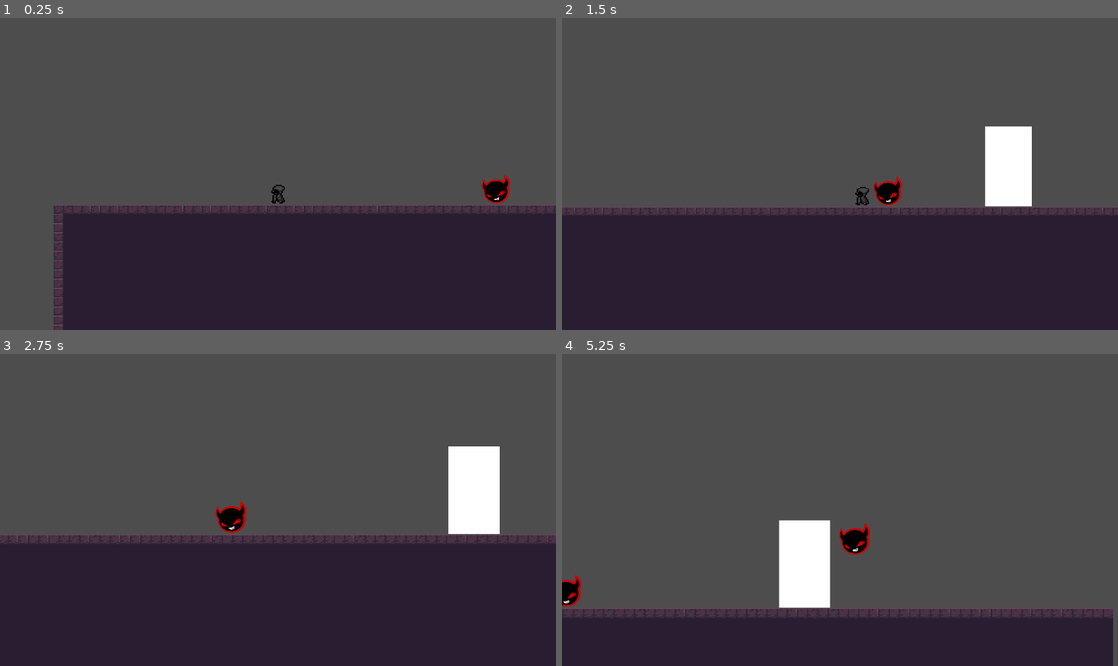
Above: before the commit, frames 1-4 (two rows, left to right).
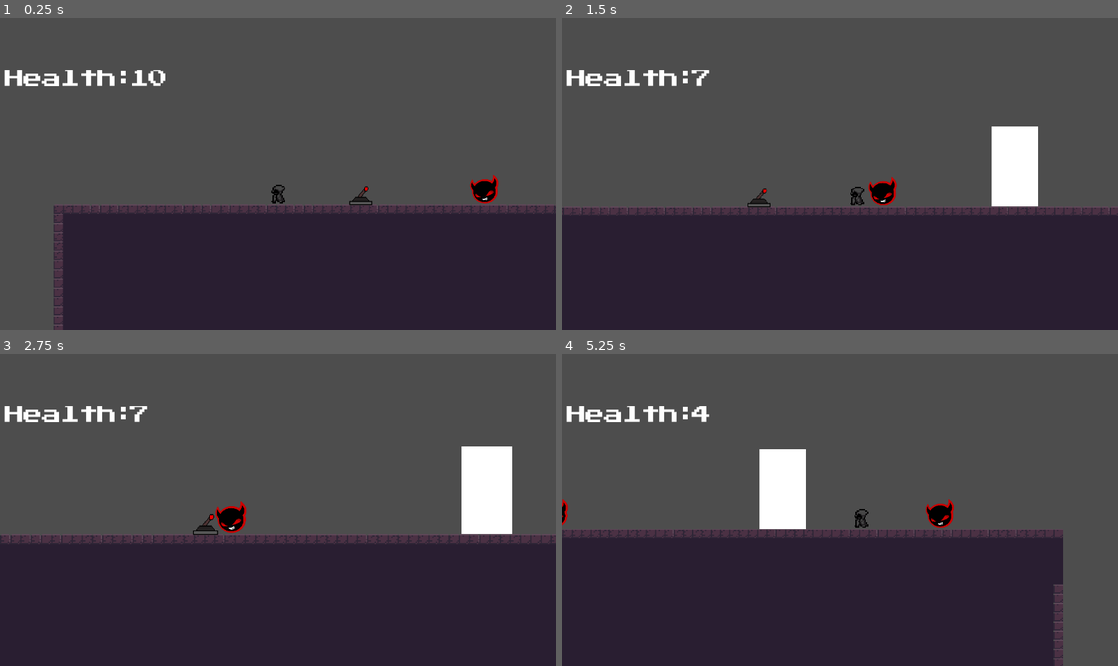
Above: after the commit, the same moments.

Repository: ShaderHex/Possessed-soul
Game: Godot game, scene res://scene/level1.tscn
The game is run twice, just before and just after one commit, with the same random seed, the same clock (stepped at 60 frames per second) and the same inputs.
Inputs:
- Up to frame 1 (0.25 s): no input
- Up to frame 2 (1.5 s): tap Enter (ui_accept) at 0.5, 0.77, 1.07 s; hold Right (ui_right) from 0.53 s (still down); tap P (possess) at 0.6 s; tap E (interact, bound only after the commit) at 0.8, 1.35 s
- Up to frame 3 (2.75 s): tap Enter (ui_accept) at 1.52, 1.55, 1.82, 2.1 s; release Right (ui_right) at 2.03 s; hold Left (ui_left) from 2.03 s (still down); tap P (possess) at 2.3 s
- Up to frame 4 (5.25 s): release Left (ui_left) at 2.78 s; hold Right (ui_right) 2.78-4.28 s; tap P (possess) at 2.85, 4.35 s; tap Enter (ui_accept) at 3.02, 3.32, 3.77, 3.8, 4.07, 4.52, 4.82 s; tap E (interact, bound only after the commit) at 3.05, 3.6, 5.1 s; hold Left (ui_left) 4.28-5.03 s; hold Right (ui_right) from 5.03 s (still down)

The runs differ from the first frame. In frame 1, 1.2% of the frame differs, in the area x 0-92%, y 16-61%; in frame 2, 2.4%; in frame 3, 2.8%; in frame 4, 30%, in the area x 0-100%, y 16-100%.

Commit message:
Added lever to the game

Diff:
--- a/Enemy/enemy.gd
+++ b/Enemy/enemy.gd
@@ -4,9 +4,6 @@
 var player = null
 var original_modulate := Color(1, 1, 1)
 
-@onready var deadzone = $Deadzone
-@onready var player_node = $"../player"
-@onready var enemy_area = $EnemyArea
 @onready var flash_timer = $FlashTimer
 
 const SPEED = 200.0
@@ -43,16 +40,17 @@
 	modulate = original_modulate
 
 func _on_deadzone_body_entered(body):
-	if body.name == "player" and not is_possessed:
-		player_node.player_health -= 10
-
-func _on_deadzone_body_exited(body):
-	if body.name == "player" and not is_possessed:
-		deadzone.monitoring = true
+	print("Deadzone contact with:", body.name)
+	if body.is_in_group("player") and not is_possessed:
+		if body.has_method("take_damage"):
+			body.take_damage(3)
+		else:
+			push_error("Player has no damage handling!")
 
 func on_possess():
 	is_possessed = true
-	deadzone.monitoring = false
+	$Deadzone.set_deferred("monitoring", false)
 
 func on_unpossess():
 	is_possessed = false
+	$Deadzone.set_deferred("monitoring", true)
--- a/Enemy/enemy.tscn
+++ b/Enemy/enemy.tscn
@@ -10,7 +10,7 @@
 radius = 85.1469
 
 [sub_resource type="CircleShape2D" id="CircleShape2D_eqilm"]
-radius = 48.0104
+radius = 19.0263
 
 [node name="Enemy" type="CharacterBody2D" groups=["enemy"]]
 script = ExtResource("1_px1sc")
@@ -37,8 +37,12 @@
 [node name="CollisionShape2D" type="CollisionShape2D" parent="Deadzone"]
 shape = SubResource("CircleShape2D_eqilm")
 
+[node name="DamageCooldownTimer" type="Timer" parent="."]
+one_shot = true
+
 [connection signal="area_entered" from="Area2D" to="." method="_on_area_2d_area_entered"]
 [connection signal="area_exited" from="Area2D" to="." method="_on_area_2d_area_exited"]
 [connection signal="timeout" from="FlashTimer" to="." method="_on_flash_timer_timeout"]
 [connection signal="body_entered" from="Deadzone" to="." method="_on_deadzone_body_entered"]
 [connection signal="body_exited" from="Deadzone" to="." method="_on_deadzone_body_exited"]
+[connection signal="timeout" from="DamageCooldownTimer" to="." method="_on_damage_cooldown_timer_timeout"]
--- /dev/null
+++ b/Scripts/accessible_zone.gd
@@ -0,0 +1,19 @@
+extends Area2D
+
+var is_activated = false
+@onready var sprite = $Sprite
+
+func _ready():
+	var collision = $CollisionShape2D
+	collision.shape = RectangleShape2D.new()
+	collision.shape.extents = Vector2(16, 16)
+
+func activate():
+	is_activated = true
+	sprite.frame = 1
+	print("Lever activated")
+
+func deactivate():
+	is_activated = false
+	sprite.frame = 0
+	print("Lever deactivated")
--- a/player/player.gd
+++ b/player/player.gd
@@ -1,123 +1,144 @@
+#TODO: fix the bug where the enemy can't control lever
 extends CharacterBody2D
 
-@onready var player_health = 10
-
+var player_health := 10
 var is_possessed = false
 var enemy = null
 var in_range_enemies = []
+var in_range_levers = []
 var current_zoom_level = 1.0
-var zoom_factor = 1.1
 
 const SPEED = 200.0
 const JUMP_VELOCITY = -400.0
 const GRAVITY = 980
 
-@onready var player_area = $player_area
 @onready var collision_shape_2d = $CollisionShape2D
 @onready var camera_2d = $Camera2D
-@onready var enemy_node = $"../Enemy"
+@onready var health_ui = $"../CanvasLayer/HealthUI"
 
 func _ready():
-	if player_area:
-		player_area.connect("area_entered", _on_player_area_entered)
-		player_area.connect("area_exited", _on_player_area_exited)
-	print("Ready: Player initialized.")
+	health_ui.text = str(player_health)
+	$player_area.area_entered.connect(_on_player_area_entered)
+	$player_area.area_exited.connect(_on_player_area_exited)
+	add_to_group("player")
 
 func _process(delta):
-	if is_possessed and enemy:
-		camera_2d.global_position = enemy.global_position
-	else:
-		camera_2d.global_position = self.global_position
+	health_ui.text = str(player_health)
+	camera_2d.global_position = enemy.global_position if is_possessed else global_position
 
 	if player_health <= 0:
-		print("Dead!")
+		print("Player died!")
 
 func _physics_process(delta):
 	if is_possessed and enemy:
-		if not enemy.is_on_floor():
-			enemy.velocity.y += GRAVITY * delta
-		if Input.is_action_just_pressed("ui_accept") and enemy.is_on_floor():
-			enemy.velocity.y = JUMP_VELOCITY
-		var direction = Input.get_axis("ui_left", "ui_right")
-		if direction:
-			enemy.velocity.x = direction * SPEED
-		else:
-			enemy.velocity.x = move_toward(enemy.velocity.x, 0, SPEED)
-		enemy.move_and_slide()
+		handle_possessed_movement(delta)
 	else:
-		var direction = Input.get_axis("ui_left", "ui_right")
-		if direction:
-			velocity.x = direction * SPEED
-		else:
-			velocity.x = move_toward(velocity.x, 0, SPEED)
-		if not is_on_floor():
-			velocity.y += GRAVITY * delta
-		if Input.is_action_just_pressed("ui_accept") and is_on_floor():
-			velocity.y = JUMP_VELOCITY
-		move_and_slide()
+		handle_normal_movement(delta)
+
+func handle_possessed_movement(delta):
+	if not enemy.is_on_floor():
+		enemy.velocity.y += GRAVITY * delta
+
+	if Input.is_action_just_pressed("ui_accept") and enemy.is_on_floor():
+		enemy.velocity.y = JUMP_VELOCITY
+
+	var direction = Input.get_axis("ui_left", "ui_right")
+	enemy.velocity.x = direction * SPEED if direction else move_toward(enemy.velocity.x, 0, SPEED)
+	enemy.move_and_slide()
+
+func handle_normal_movement(delta):
+	var direction = Input.get_axis("ui_left", "ui_right")
+	velocity.x = direction * SPEED if direction else move_toward(velocity.x, 0, SPEED)
+
+	if not is_on_floor():
+		velocity.y += GRAVITY * delta
+
+	if Input.is_action_just_pressed("ui_accept") and is_on_floor():
+		velocity.y = JUMP_VELOCITY
+
+	move_and_slide()
 
 func _on_player_area_entered(area: Area2D):
-	var parent = area.get_parent()
-	if parent.is_in_group("enemy") and not in_range_enemies.has(parent):
-		in_range_enemies.append(parent)
-		print("Entered range of enemy: ", parent.name)
+	# Lever detection fix
+	if area.is_in_group("lever"):
+		print("LEVER ENTERED!")
+		if not in_range_levers.has(area):
+			in_range_levers.append(area)
+	elif area.get_parent().is_in_group("enemy"):
+		print("ENEMY DETECTED!")
+		if not in_range_enemies.has(area.get_parent()):
+			in_range_enemies.append(area.get_parent())
 
 func _on_player_area_exited(area: Area2D):
-	var parent = area.get_parent()
-	if parent in in_range_enemies:
-		in_range_enemies.erase(parent)
-		print("Exited range of enemy: ", parent.name)
+	# Lever exit fix
+	if area.is_in_group("lever"):
+		print("LEVER EXITED!")
+		if in_range_levers.has(area):
+			in_range_levers.erase(area)
+	elif area.get_parent().is_in_group("enemy"):
+		if in_range_enemies.has(area.get_parent()):
+			in_range_enemies.erase(area.get_parent())
 
 func _input(event):
 	if Input.is_action_just_pressed("possess"):
-		print("Possess key pressed")
-		if not is_possessed and in_range_enemies.size() > 0:
-			enemy = get_closest_enemy()
-			print("Attempting to possess closest enemy: ", enemy)
-			if enemy:
-				possess_enemy()
-		elif is_possessed:
-			print("Unpossessing enemy.")
-			unpossess_enemy()
-		else:
-			print("No enemies in range to possess.")
+		handle_possession_input()
+	if Input.is_action_just_pressed("interact"):
+		print("E pressed - levers in range: ", in_range_levers.size())
+		if in_range_levers.size() > 0:
+			interact_with_lever()
+
+func handle_possession_input():
+	if not is_possessed and in_range_enemies.size() > 0:
+		enemy = get_closest_enemy()
+		if enemy:
+			possess_enemy()
+	elif is_possessed:
+		unpossess_enemy()
 
 func get_closest_enemy():
 	var closest = null
 	var closest_dist = INF
 	for e in in_range_enemies:
 		var dist = global_position.distance_to(e.global_position)
-		print("Checking enemy: ", e.name, " Distance: ", dist)
 		if dist < closest_dist:
 			closest = e
 			closest_dist = dist
 	return closest
 
 func possess_enemy():
-	if enemy:
-		print("Possessing enemy: ", enemy.name)
-		is_possessed = true
-		hide()
-		collision_shape_2d.disabled = true
-		enemy.is_possessed = true
-		current_zoom_level += 0.1
-		camera_2d.zoom.x = current_zoom_level
-		camera_2d.zoom.y = current_zoom_level
-		enemy_node.get_node("Deadzone").monitoring = false
-		if enemy.has_method("flash_white"):
-			enemy.flash_white()
-		else:
-			print("Warning: Enemy has no flash_white method!")
+	is_possessed = true
+	hide()
+	collision_shape_2d.disabled = true
+	enemy.on_possess()
+	current_zoom_level += 0.1
+	camera_2d.zoom = Vector2(current_zoom_level, current_zoom_level)
 
 func unpossess_enemy():
-	if enemy:
-		print("Unpossessing enemy: ", enemy.name)
-		is_possessed = false
-		show()
-		collision_shape_2d.disabled = false
-		self.global_position = enemy.global_position + Vector2(32, 0)
-		enemy.on_unpossess()
-		enemy = null
-		current_zoom_level -= 0.1
-		camera_2d.zoom.x = current_zoom_level
-		camera_2d.zoom.y = current_zoom_level
+	is_possessed = false
+	show()
+	collision_shape_2d.disabled = false
+	global_position = enemy.global_position + Vector2(64, -50)
+	enemy.on_unpossess()
+	enemy = null
+	current_zoom_level -= 0.1
+	camera_2d.zoom = Vector2(current_zoom_level, current_zoom_level)
+
+func take_damage(amount: int):
+	player_health = max(player_health - amount, 0)
+	print("Player took damage! Health: ", player_health)
+
+func interact_with_lever():
+	var closest_lever = get_closest_lever()
+	if closest_lever:
+		closest_lever.toggle()
+
+
+func get_closest_lever():
+	var closest = null
+	var closest_dist = INF
+	for lever in in_range_levers:
+		var dist = global_position.distance_to(lever.global_position)
+		if dist < closest_dist:
+			closest = lever
+			closest_dist = dist
+	return closest
--- a/project.godot
+++ b/project.godot
@@ -31,6 +31,11 @@
 "events": [Object(InputEventKey,"resource_local_to_scene":false,"resource_name":"","device":-1,"window_id":0,"alt_press …(192 unchanged characters)…
 ]
 }
+interact={
+"deadzone": 0.2,
+"events": [Object(InputEventKey,"resource_local_to_scene":false,"resource_name":"","device":-1,"window_id":0,"alt_pressed":false,"shift_pressed":false,"ctrl_pressed":false,"meta_pressed":false,"pressed":false,"keycode":0,"physical_keycode":69,"key_label":0,"unicode":101,"location":0,"echo":false,"script":null)
+]
+}
 
 [rendering]
 
--- a/scene/door.gd
+++ b/scene/door.gd
@@ -3,12 +3,10 @@
 @onready var player = $"../player"
 @onready var collision_shape_2d = $StaticBody2D/CollisionShape2D
 
-# Called when the node enters the scene tree for the first time.
 func _ready():
-	pass # Replace with function body.
+	pass
 
 
-# Called every frame. 'delta' is the elapsed time since the previous frame.
 func _process(delta):
 	if player.is_possessed:
 		collision_shape_2d.disabled = true
--- a/scene/level1.tscn
+++ b/scene/level1.tscn
@@ -1,9 +1,11 @@
-[gd_scene load_steps=7 format=3 uid="uid://bq7l37wg03sq4"]
+[gd_scene load_steps=9 format=3 uid="uid://bq7l37wg03sq4"]
 
 [ext_resource type="PackedScene" uid="uid://cqnmh8j8egrjg" path="res://player/player.tscn" id="1_446fn"]
 [ext_resource type="Texture2D" uid="uid://iry6keggqenv" path="res://asset/place/platformer.png" id="2_fwul8"]
 [ext_resource type="PackedScene" uid="uid://bqhq1m3vky18d" path="res://Enemy/enemy.tscn" id="3_fwul8"]
 [ext_resource type="PackedScene" uid="uid://dsimak85oj4di" path="res://scene/door.tscn" id="4_0a4uc"]
+[ext_resource type="FontFile" uid="uid://8kgm540nvivb" path="res://PressStart2P-Regular.ttf" id="5_nk78g"]
+[ext_resource type="PackedScene" uid="uid://c0jbatolpgts8" path="res://scene/lever.tscn" id="6_a215g"]
 
 [sub_resource type="TileSetAtlasSource" id="TileSetAtlasSource_0a4uc"]
 texture = ExtResource("2_fwul8")
@@ -125,6 +127,24 @@
 
 [node name="level_1" type="Node2D"]
 
+[node name="CanvasLayer" type="CanvasLayer" parent="."]
+
+[node name="Health" type="RichTextLabel" parent="CanvasLayer"]
+offset_left = 4.0
+offset_top = 45.0
+offset_right = 135.0
+offset_bottom = 75.0
+theme_override_fonts/normal_font = ExtResource("5_nk78g")
+text = "Health:"
+
+[node name="HealthUI" type="RichTextLabel" parent="CanvasLayer"]
+offset_left = 112.0
+offset_top = 45.0
+offset_right = 175.0
+offset_bottom = 75.0
+theme_override_fonts/normal_font = ExtResource("5_nk78g")
+text = "100"
+
 [node name="TileMap" type="TileMap" parent="."]
 tile_set = SubResource("TileSet_cknwn")
 format = 2
@@ -133,11 +153,17 @@
 [node name="player" parent="." instance=ExtResource("1_446fn")]
 position = Vector2(194, 195)
 
-[node name="Enemy2" parent="." instance=ExtResource("3_fwul8")]
-position = Vector2(382, 197)
-
 [node name="Enemy" parent="." instance=ExtResource("3_fwul8")]
 position = Vector2(622, 192)
 
 [node name="door" parent="." instance=ExtResource("4_0a4uc")]
 position = Vector2(487, 176)
+
+[node name="Enemy2" parent="." instance=ExtResource("3_fwul8")]
+position = Vector2(372, 191)
+
+[node name="lever" parent="." instance=ExtResource("6_a215g")]
+position = Vector2(265, 213)
+
+[node name="lever2" parent="." instance=ExtResource("6_a215g")]
+position = Vector2(265, 213)
--- /dev/null
+++ b/scene/lever.gd
@@ -0,0 +1,29 @@
+extends Area2D
+
+@export var on_texture: Texture2D
+@export var off_texture: Texture2D
+@onready var sprite = $Sprite2D
+@onready var player = $"../player"
+
+var is_on := false
+var is_play_in_range:bool = false
+
+func _ready():
+	add_to_group("lever")
+	sprite.texture = off_texture
+	print("Lever initialized:", name)
+
+func toggle():
+	if is_play_in_range:
+		is_on = !is_on
+		sprite.texture = on_texture if is_on else off_texture
+		print("Lever state changed to:", "ON" if is_on else "OFF")
+
+func _on_body_entered(body):
+	#TODO: fix the bug where the enemy can't control lever
+	if body.is_in_group("enemy"):
+		is_play_in_range = true
+
+
+func _on_body_exited(body):
+	is_play_in_range = false
--- /dev/null
+++ b/scene/lever.tscn
@@ -0,0 +1,26 @@
+[gd_scene load_steps=6 format=3 uid="uid://c0jbatolpgts8"]
+
+[ext_resource type="Script" uid="uid://cfpinfylosr6e" path="res://scene/lever.gd" id="1_3q165"]
+[ext_resource type="Texture2D" uid="uid://dco6mon6dawck" path="res://asset/place/lever_on.png" id="2_0swr6"]
+[ext_resource type="Texture2D" uid="uid://diwimckpxfm1d" path="res://asset/place/lever_off.png" id="3_5u48r"]
+
+[sub_resource type="ViewportTexture" id="ViewportTexture_3q165"]
+
+[sub_resource type="CircleShape2D" id="CircleShape2D_5p3dk"]
+radius = 32.0
+
+[node name="lever" type="Area2D" groups=["lever"]]
+script = ExtResource("1_3q165")
+on_texture = ExtResource("2_0swr6")
+off_texture = ExtResource("3_5u48r")
+
+[node name="Sprite2D" type="Sprite2D" parent="."]
+position = Vector2(0.148438, -0.171875)
+scale = Vector2(-0.304688, 0.367188)
+texture = SubResource("ViewportTexture_3q165")
+
+[node name="CollisionShape2D" type="CollisionShape2D" parent="."]
+shape = SubResource("CircleShape2D_5p3dk")
+
+[connection signal="body_entered" from="." to="." method="_on_body_entered"]
+[connection signal="body_exited" from="." to="." method="_on_body_exited"]
Binary file added: PressStart2P-Regular.ttf
Not shown, added: PressStart2P-Regular.ttf.import
Not shown, added: Scripts/accessible_zone.gd.uid
Binary file added: asset/place/lever.png
Not shown, added: asset/place/lever.png.import
Binary file added: asset/place/lever_off.png
Not shown, added: asset/place/lever_off.png.import
Binary file added: asset/place/lever_on.png
Not shown, added: asset/place/lever_on.png.import
Not shown, added: scene/lever.gd.uid
Not shown, added: asset/New Piskel-20250513-212124.piskel
